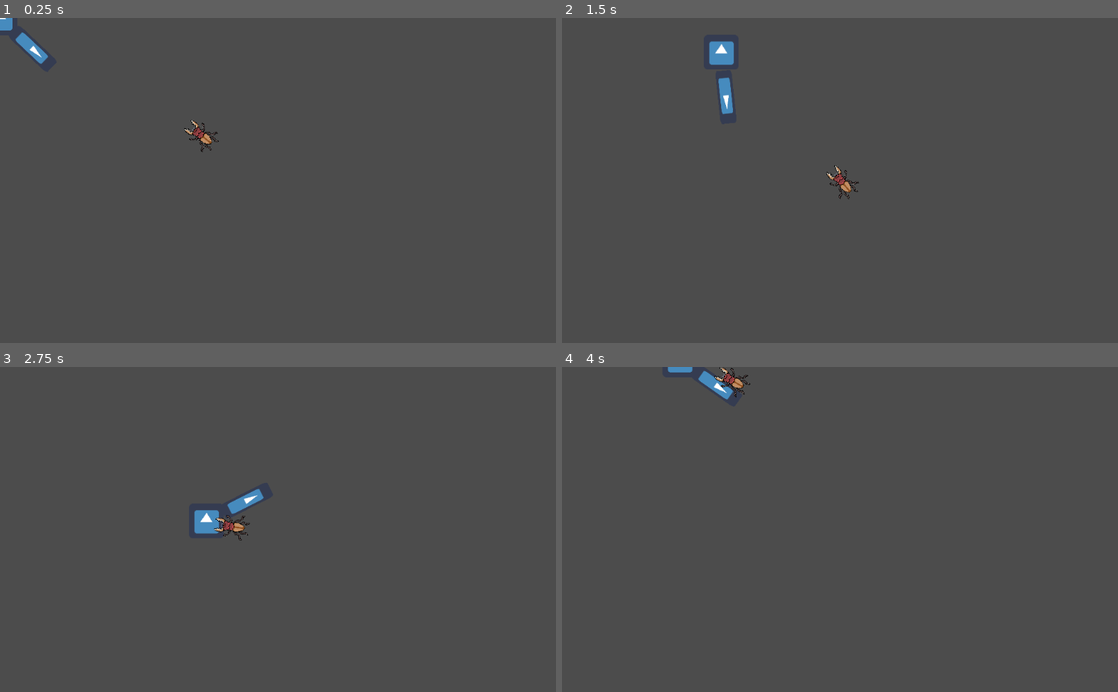
Above: before the commit, frames 1-4 (two rows, left to right).
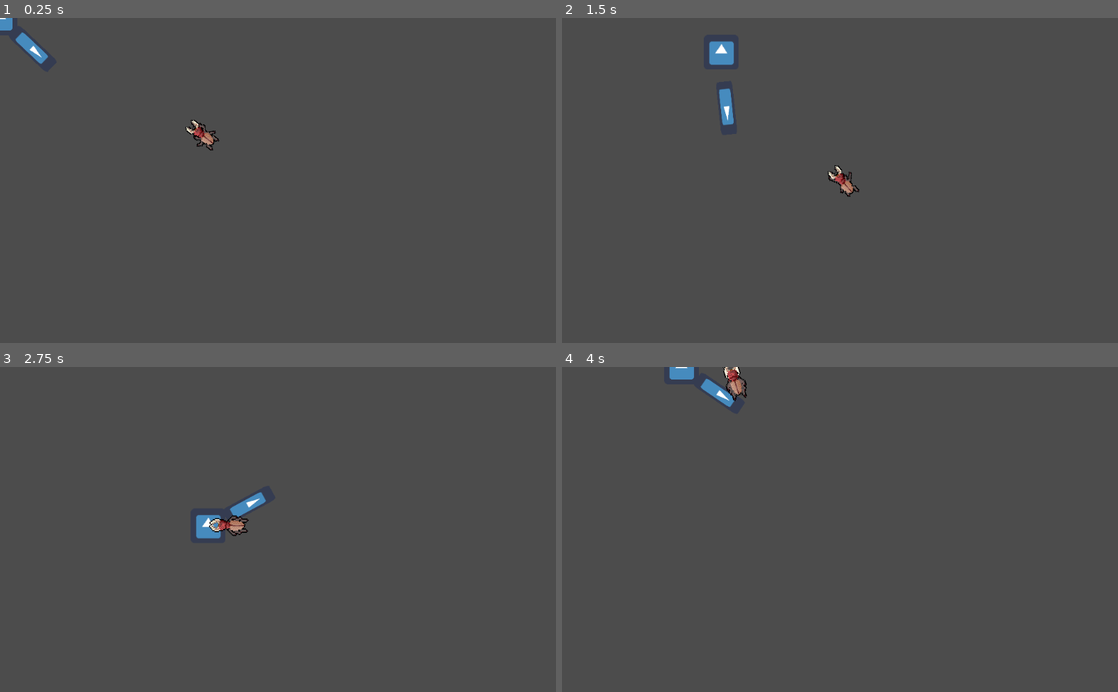
Above: after the commit, the same moments.

Repository: RiddimCrunch/Interco
Game: Godot game, scene res://Scene/World/World.tscn
Two runs of this game, one before a commit and one after it. Both use one fixed random seed, a clock stepped at 60 frames per second and the inputs below. The engine's default icon, where the game draws it, is replaced by a stand-in: a white triangle on a blue panel in a dark square.
Inputs (mouse positions are in pixels of both pictures, inside the frame that each line leads up to):
- Up to frame 1 (0.25 s): no input
- Up to frame 2 (1.5 s): move the mouse to (962, 164) at 0.52 s; hold D (right) 0.53-1.28 s; click (962, 164) at 0.6 s; move the mouse to (728, 196) at 1.27 s; hold S (down) from 1.28 s (still down); click (728, 196) at 1.35 s
- Up to frame 3 (2.75 s): move the mouse to (333, 458) at 2.02 s; release S (down) at 2.03 s; hold D (right) from 2.03 s (still down); click (333, 458) at 2.1 s
- Up to frame 4 (4 s): move the mouse to (812, 594) at 2.77 s; release D (right) at 2.78 s; hold W (up) 2.78-3.53 s; click (812, 594) at 2.85 s; move the mouse to (1006, 578) at 3.52 s; hold A (left) from 3.53 s (still down); click (1006, 578) at 3.6 s

The runs differ from the first frame. In frame 1, 0.2% of the frame differs, in the area x 33-40%, y 31-42%; in frame 2, 0.4%; in frame 3, 0.7%, in the area x 34-48%, y 37-54%; in frame 4, 0.7%.

Commit message:
animation enemy

Diff:
--- a/Enemy.gd
+++ b/Enemy.gd
@@ -39,16 +39,17 @@
 func _process(delta):
 	match current_state:
 		Attack:
-			pass
+			$AnimationPlayer.play("Attack")
 		Walk:
+			$AnimationPlayer.play("Walk")
 			$Look.look_at(Player.global_transform.origin)
 			rotate(deg2rad($Look.rotation * turn_speed))
 			if raycast.is_colliding():
 				var collision = raycast.get_collider()
-				print(collision)
 				if collision.is_in_group("Player"):
+					current_state = Attack
 					collision.health -= dammage
-					print(collision.health)
+					#print(collision.health)
 
 
 func move_to_target():
@@ -62,3 +63,10 @@
 
 func get_target_path(target_pos):
 	path = nav.get_simple_path(global_transform.origin, target_pos)
+
+
+
+
+func _on_AnimationPlayer_animation_finished(anim_name):
+	if anim_name == "Attack":
+		current_state = Walk
--- a/Enemy.tscn
+++ b/Enemy.tscn
@@ -1,14 +1,62 @@
-[gd_scene load_steps=5 format=2]
+[gd_scene load_steps=8 format=2]
 
-[ext_resource path="res://Assets/Enemies/bug.PNG" type="Texture" id=1]
+[ext_resource path="res://Assets/Enemies/scarabe.png" type="Texture" id=1]
 [ext_resource path="res://Enemy.gd" type="Script" id=2]
 
 [sub_resource type="RectangleShape2D" id=1]
-extents = Vector2( 4, 9.33334 )
+extents = Vector2( 2.16667, 1 )
 
 [sub_resource type="Curve2D" id=2]
 _data = {
 "points": PoolVector2Array(  )
+}
+
+[sub_resource type="Animation" id=3]
+resource_name = "Attack"
+length = 0.5
+tracks/0/type = "value"
+tracks/0/path = NodePath("Sprite:frame")
+tracks/0/interp = 1
+tracks/0/loop_wrap = true
+tracks/0/imported = false
+tracks/0/enabled = true
+tracks/0/keys = {
+"times": PoolRealArray( 0, 0.1, 0.2, 0.3, 0.4 ),
+"transitions": PoolRealArray( 1, 1, 1, 1, 1 ),
+"update": 1,
+"values": [ 1, 2, 3, 4, 5 ]
+}
+
+[sub_resource type="Animation" id=4]
+length = 0.001
+tracks/0/type = "value"
+tracks/0/path = NodePath("Sprite:frame")
+tracks/0/interp = 1
+tracks/0/loop_wrap = true
+tracks/0/imported = false
+tracks/0/enabled = true
+tracks/0/keys = {
+"times": PoolRealArray( 0 ),
+"transitions": PoolRealArray( 1 ),
+"update": 0,
+"values": [ 1 ]
+}
+
+[sub_resource type="Animation" id=5]
+resource_name = "Walk"
+length = 0.5
+loop = true
+tracks/0/type = "value"
+tracks/0/path = NodePath("Sprite:frame")
+tracks/0/interp = 1
+tracks/0/loop_wrap = true
+tracks/0/imported = false
+tracks/0/enabled = true
+tracks/0/keys = {
+"times": PoolRealArray( 0, 0.1, 0.2, 0.3, 0.4 ),
+"transitions": PoolRealArray( 1, 1, 1, 1, 1 ),
+"update": 1,
+"values": [ 6, 7, 8, 9, 10 ]
 }
 
 [node name="Enemy" type="KinematicBody2D" groups=["Enemy"]]
@@ -19,13 +67,8 @@
 "_edit_group_": true
 }
 
-[node name="Sprite" type="Sprite" parent="."]
-rotation = 1.5708
-scale = Vector2( 0.5, 0.5 )
-texture = ExtResource( 1 )
-
 [node name="CollisionShape2D" type="CollisionShape2D" parent="."]
-position = Vector2( -1, -4 )
+position = Vector2( 0.5, 0 )
 scale = Vector2( 3, 3 )
 shape = SubResource( 1 )
 
@@ -37,3 +80,17 @@
 [node name="RayCast2D" type="RayCast2D" parent="."]
 rotation = -1.5708
 enabled = true
+
+[node name="Sprite" type="Sprite" parent="."]
+rotation = 1.5708
+scale = Vector2( 2, 2 )
+texture = ExtResource( 1 )
+hframes = 11
+frame = 1
+
+[node name="AnimationPlayer" type="AnimationPlayer" parent="."]
+anims/Attack = SubResource( 3 )
+anims/RESET = SubResource( 4 )
+anims/Walk = SubResource( 5 )
+
+[connection signal="animation_finished" from="AnimationPlayer" to="." method="_on_AnimationPlayer_animation_finished"]
--- a/Player.gd
+++ b/Player.gd
@@ -40,6 +40,9 @@
 	velocity = move_and_slide(lerp(velocity, input_vector * SPEED, ACCEL), Vector2.UP)
 
 func attack_action():
+
+	$Fork/AnimationPlayer.play("Attack");
+
 	print("ATTACK")
 
 func get_input():
--- a/Player.tscn
+++ b/Player.tscn
@@ -131,3 +131,5 @@
 anim_player = NodePath("../AnimationPlayer")
 active = true
 parameters/playback = SubResource( 10 )
+
+[connection signal="body_entered" from="Fork/Sprite2/Area2D" to="." method="_on_Area2D_body_entered"]
Not shown, changed: .mono/metadata/ide_messaging_meta.txt
Binary file added: Assets/Enemies/scarabe.png
Not shown, added: Assets/Enemies/scarabe.png.import
